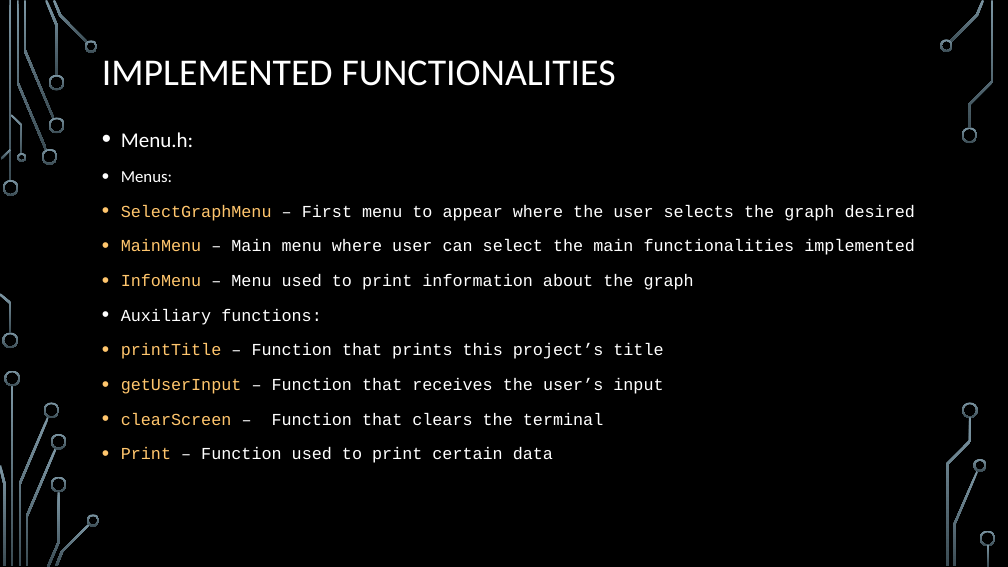
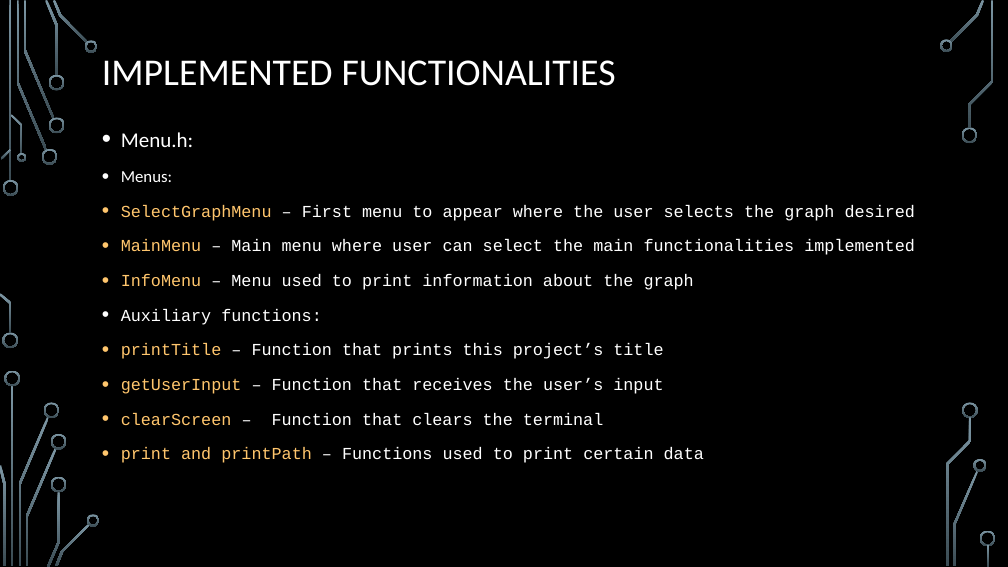
Before and after one commit to DiogoSant0s/DA2, a slide deck: slide 5 of DA2.pptx. Drawn at 1008x567 pixels with LibreOffice and Linux fonts; fonts in the diff are those of the drawing; background and template pictures are left out. Boxes give left, top, right and bottom in pixels: in the first picture for what was removed or moved away, otherwise in the second. Text is boxed around its words. In the diff, an @@ line names an element or a change of style, - is before the commit and + after.

Commit message:
A few many things
Some more clean up, changed a few functions' names, added our infamous setUnvisited functionality to every function, how the 'distanceBetweenNodes' function worked, wrote the documentation that was missing in the Graph.h file, implemented the sosACO function again and added the printPath function to the menu

```diff
--- a/DA2.pptx
+++ b/DA2.pptx
@@ text at (121, 447, 704, 463): text changed @@
-• Print – Function used to print certain data
+• print and printPath – Functions used to print certain data
```
Also in this commit, not shown: 2 other slides changed, 4 other files.
